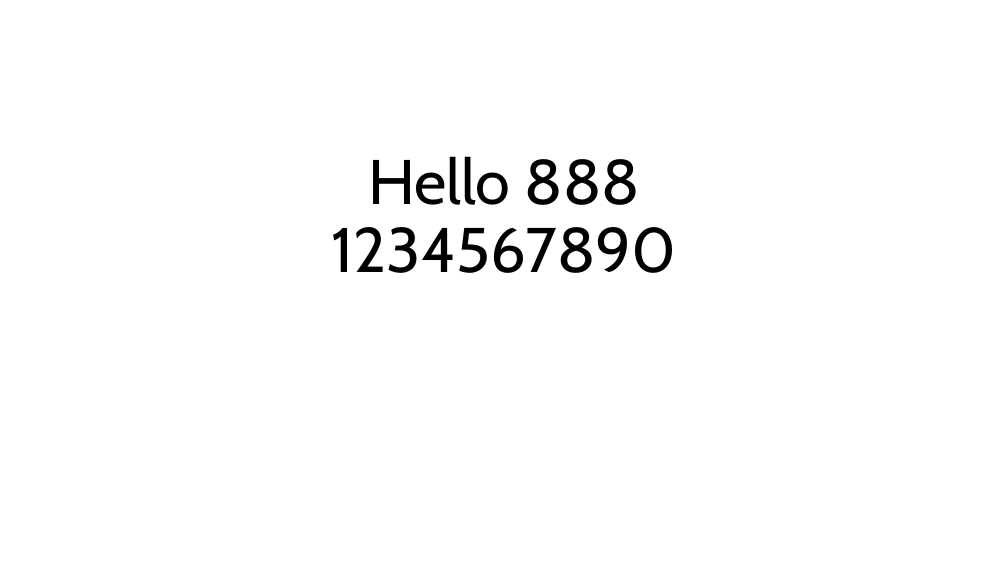
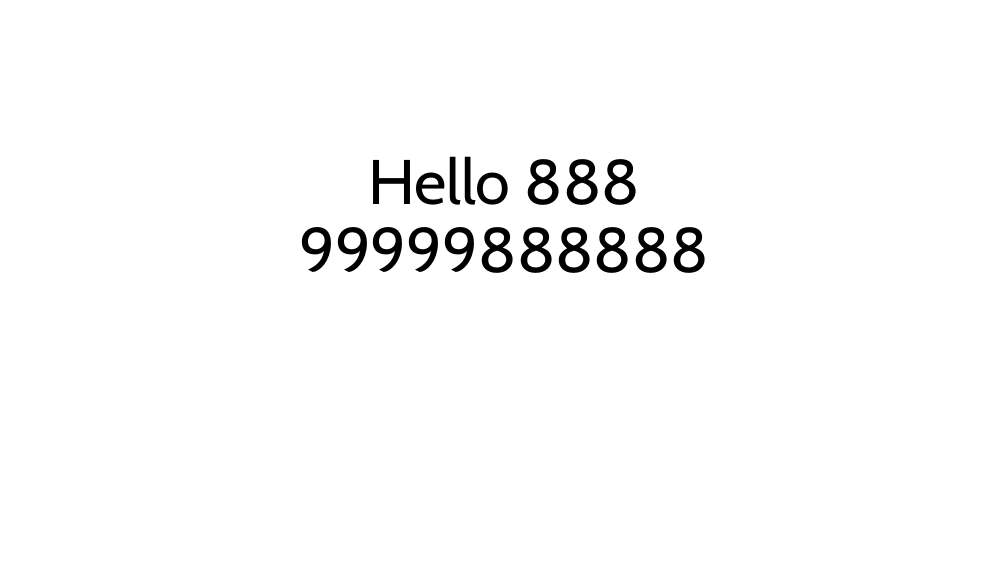
Before and after one commit to jimmy556807-droid/test, a slide deck: slide 1 of test1.pptx. Drawn at 1008x567 pixels with LibreOffice and Linux fonts; fonts in the diff are those of the drawing. Boxes give left, top, right and bottom in pixels: in the first picture for what was removed or moved away, otherwise in the second. Text is boxed around its words. In the diff, an @@ line names an element or a change of style, - is before the commit and + after.

Commit message:
99999
8888888

```diff
--- a/test1.pptx
+++ b/test1.pptx
@@ title at (299, 156, 709, 273): text changed @@
-Hello 888
-1234567890
+Hello 888
+99999888888
```
